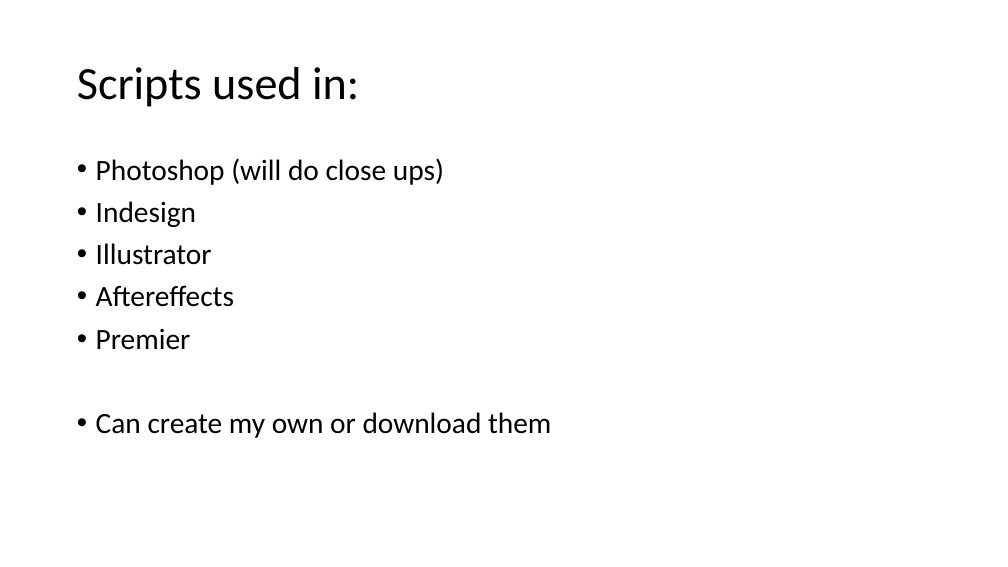
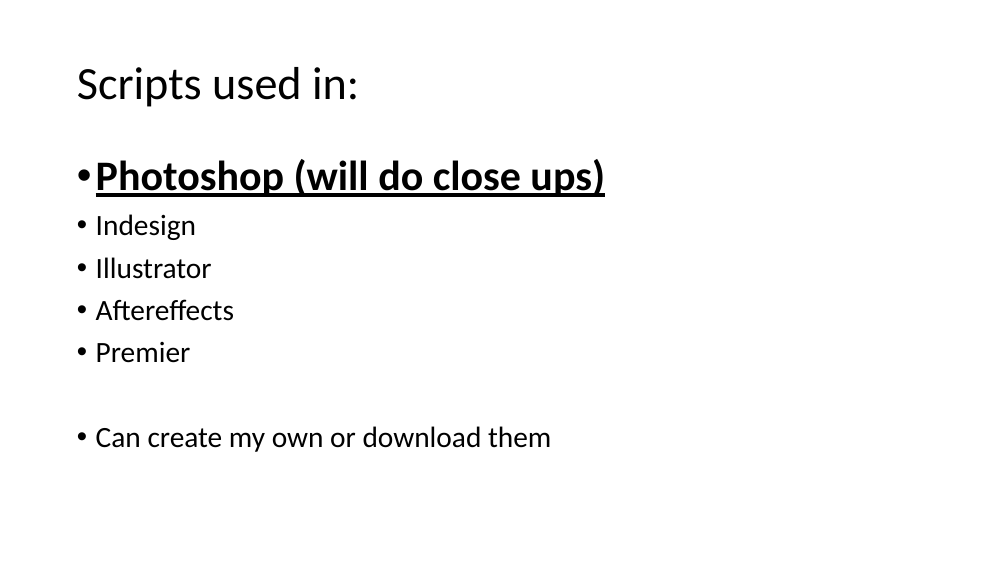
Before and after one commit to Lucy-de-Rojas/Lucy-de-Rojas, a slide deck: slide 4 of public/Presentation/JourneyToCoding.odp (slide 2 before the commit). Drawn at 1008x567 pixels with LibreOffice and Linux fonts; fonts in the diff are those of the drawing. Boxes give left, top, right and bottom in pixels: in the first picture for what was removed or moved away, otherwise in the second. Text is boxed around its words. In the diff, an @@ line names an element or a change of style, - is before the commit and + after.

```diff
--- a/public/Presentation/JourneyToCoding.odp
+++ b/public/Presentation/JourneyToCoding.odp
@@ text at bbox=[96, 159, 605, 197]: size 28 to 40 pt, bold on, underline on in "Photoshop (will do close ups)" @@
```
Also in this commit, not shown: 3 slides added, 1 other file.
